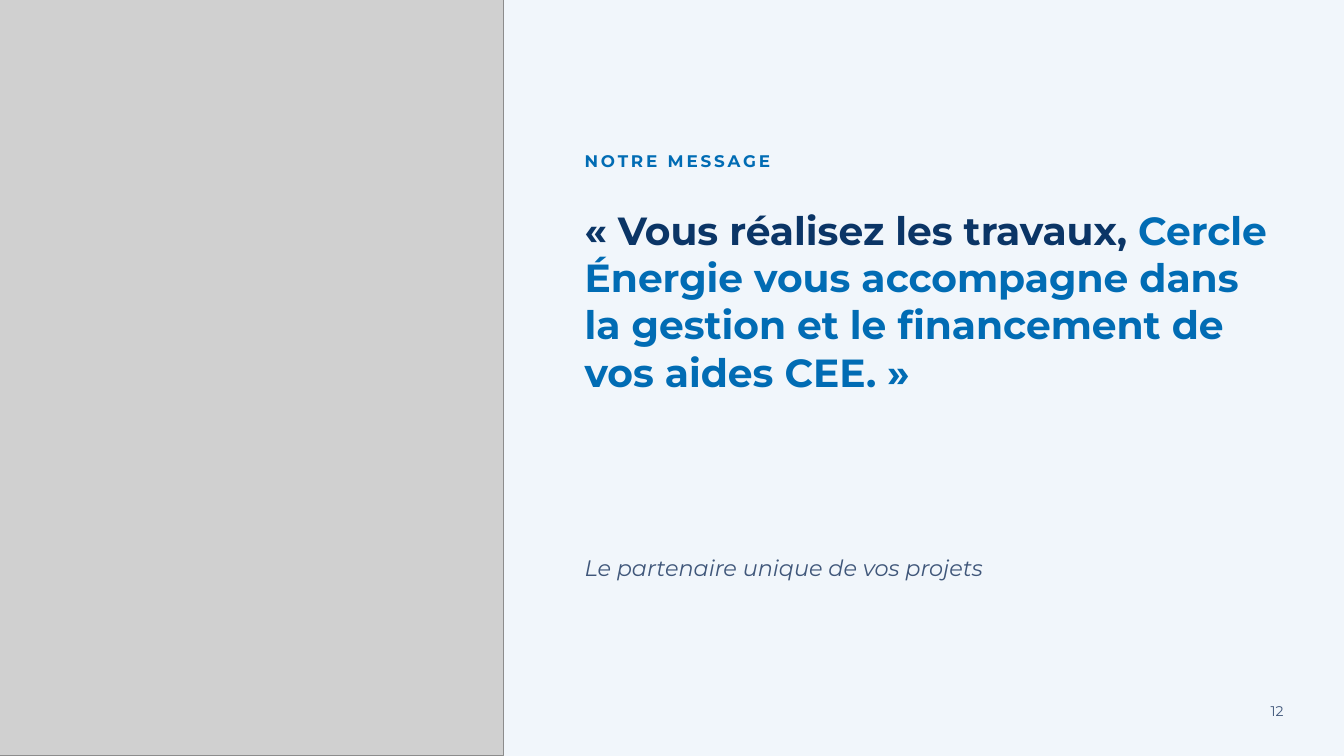
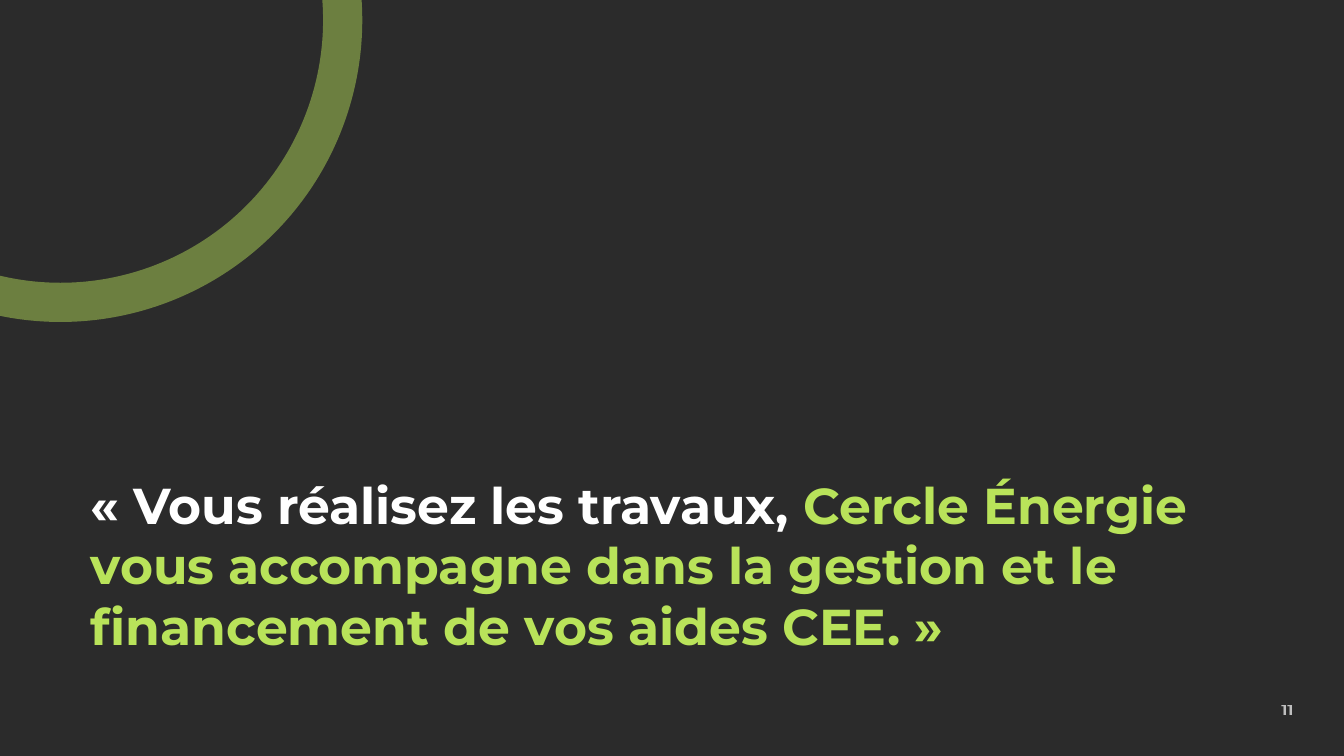
Before and after one commit to Albatros1300/11studio.fr, a slide deck: slide 11 of clients/cercle-energie/plaquette/Cercle-Energie-Plaquette.pptx (slide 12 before the commit). Drawn at 1344x756 pixels with LibreOffice and Linux fonts; fonts in the diff are those of the drawing; grey boxes stand for pictures; background and template pictures are left out; a plain dark background stands for a picture behind light text. Boxes give left, top, right and bottom in pixels: in the first picture for what was removed or moved away, otherwise in the second. Text is boxed around its words. In the diff, an @@ line names an element or a change of style, - is before the commit and + after.

```diff
--- a/clients/cercle-energie/plaquette/Cercle-Energie-Plaquette.pptx
+++ b/clients/cercle-energie/plaquette/Cercle-Energie-Plaquette.pptx
@@ background #F1F6FB to picture (left out) @@
@@ picture removed at [0, 0, 504, 756] @@
@@ ellipse added at [0, 0, 343, 302], outline #B9E35A 28 pt @@
@@ text removed at [585, 155, 770, 168] @@
-NOTRE MESSAGE
@@ text "« Vous réalisez les travaux, ...": place and size @@
-text "« Vous réalisez les travaux, ..." at [585, 214, 1267, 388]
+text "« Vous réalisez les travaux, ..." at [91, 478, 1187, 646]
@@ text "« Vous réalisez les travaux, ..." at [91, 478, 1187, 646]: size 28 to 36 pt; text colour #0B3566 to #FFFFFF in "« Vous réalisez les travaux,"; text colour #016CB4 to #B9E35A in "Cercle Énergie vous accompagne dans la gestion ..."; vertical alignment top to bottom @@
@@ text removed at [585, 559, 982, 581] @@
-Le partenaire unique de vos projets
@@ page number removed at [1271, 706, 1284, 716] @@
-12
@@ text added at [1281, 705, 1293, 715], 11 pt, text #FFFFFF at 70% opacity, bold @@
+11
```
Also in this commit, not shown: 5 other slides changed, 6 slides added, 7 slides removed, 6 other files.
